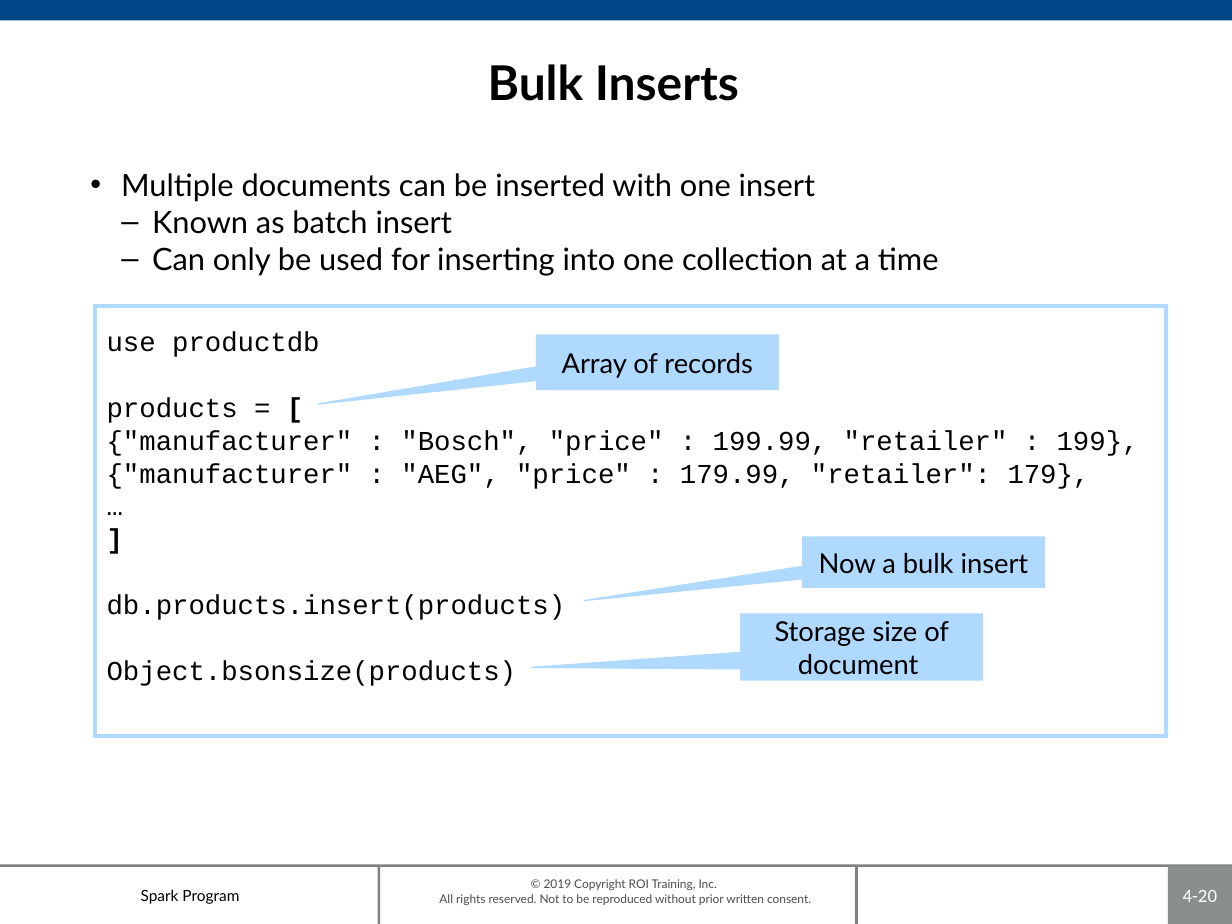
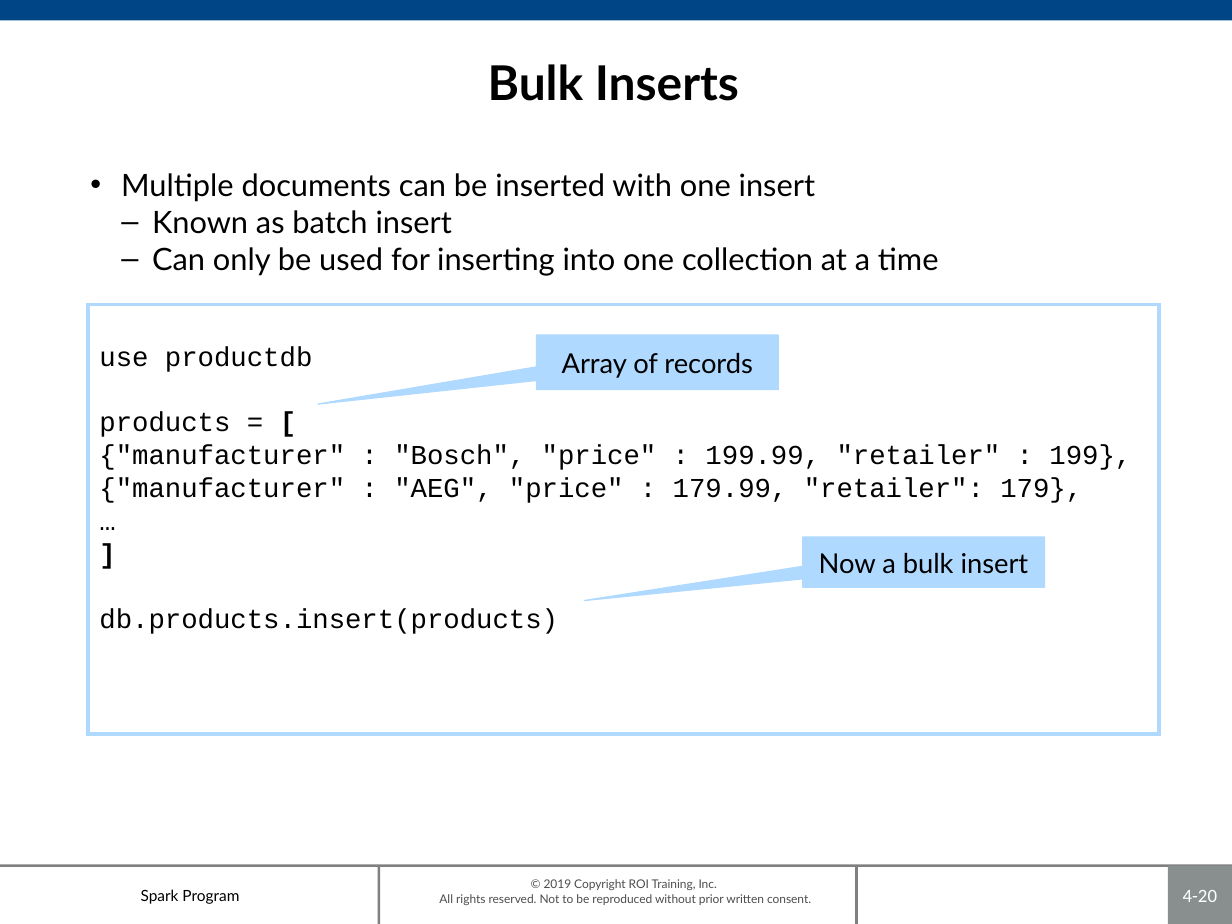
Before and after one commit to roitraining/SparkProgram, a slide deck: slide 20 of Day4/Day4-NoSQL.pptx. Drawn at 1232x924 pixels with LibreOffice and Linux fonts; fonts in the diff are those of the drawing; background and template pictures are left out. Boxes give left, top, right and bottom in pixels: in the first picture for what was removed or moved away, otherwise in the second. Text is boxed around its words. In the diff, an @@ line names an element or a change of style, - is before the commit and + after.

Commit message:
2.0.3

```diff
--- a/Day4/Day4-NoSQL.pptx
+++ b/Day4/Day4-NoSQL.pptx
@@ rectangle "use productdb": place and size @@
-rectangle "use productdb" at (95,307,1165,737)
+rectangle "use productdb" at (87,304,1158,734)
@@ speech box removed at (740,614,982,680) @@
-Storage size of document
@@ text in rectangle at (107,660,516,686): paragraph removed @@
-Object.bsonsize(products)
```
Also in this commit, not shown: 4 slides added.
